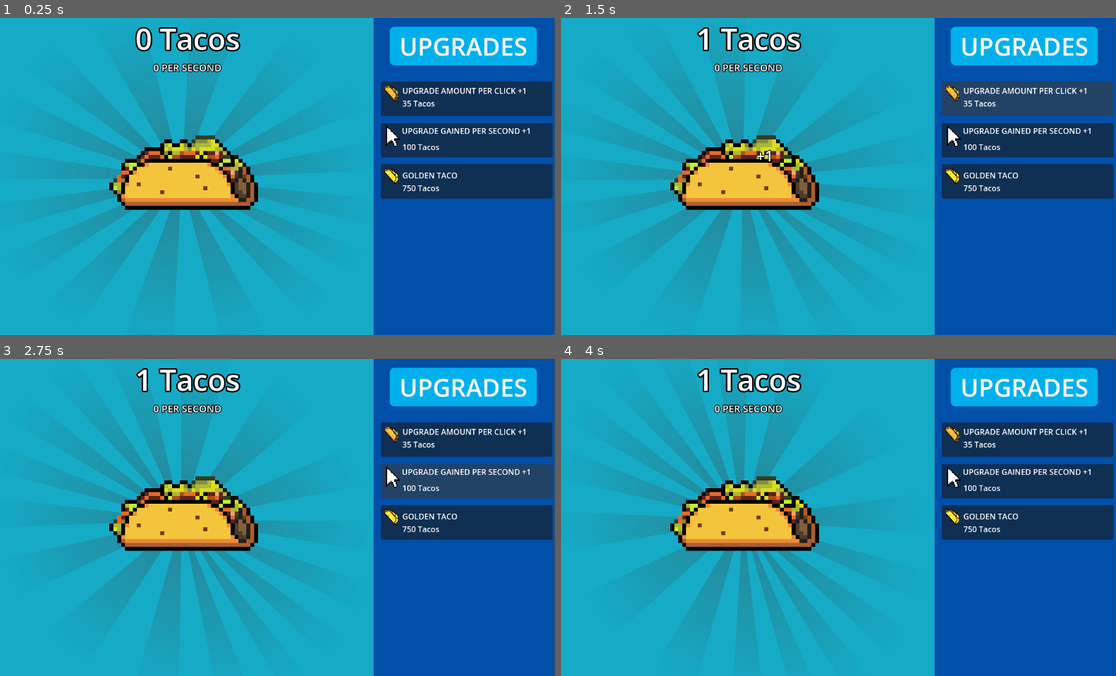
Above: before the commit, frames 1-4 (two rows, left to right).
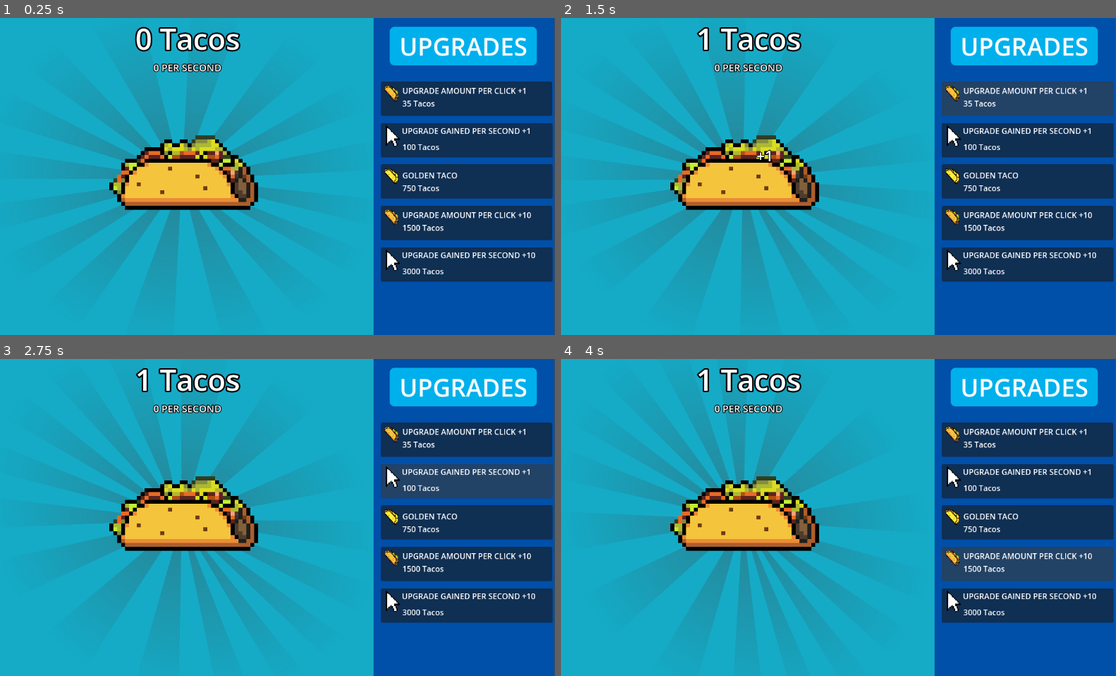
Above: after the commit, the same moments.

Repository: Overlord1304/Taco-Clicker
Game: Godot game, scene res://scenes/main.tscn
Two runs of this game, one before a commit and one after it. Both use one fixed random seed, a clock stepped at 60 frames per second and the inputs below.
Inputs (mouse positions are in pixels of both pictures, inside the frame that each line leads up to):
- Up to frame 1 (0.25 s): no input
- Up to frame 2 (1.5 s): click (749, 144) at 0.5 s; click "35 Tacos" at 1.25 s
- Up to frame 3 (2.75 s): click "100 Tacos" at 2 s
- Up to frame 4 (4 s): click "750 Tacos" at 2.75 s; click (1027, 565) at 3.5 s, where only the run after the commit has a clickable "1500 Tacos"

The runs differ from the first frame. In frame 1, 6.8% of the frame differs, in the area x 68-100%, y 59-84%; in frame 2, 6.8%; in frame 3, 6.8%; in frame 4, 6.8%.

Commit message:
added moe upgrades

Diff:
--- a/scenes/main.tscn
+++ b/scenes/main.tscn
@@ -271,6 +271,67 @@
 offset_bottom = 34.0
 text = "GOLDEN TACO"
 
+[node name="amtperclickupg2" type="Button" parent="right"]
+layout_mode = 0
+offset_left = 15.0
+offset_top = 385.0
+offset_right = 365.0
+offset_bottom = 455.0
+theme_override_styles/focus = SubResource("StyleBoxEmpty_tefeu")
+
+[node name="amountperclickupgrade2" type="Sprite2D" parent="right/amtperclickupg2"]
+position = Vector2(30, 16)
+rotation = 0.8377581
+texture = ExtResource("1_o5qli")
+
+[node name="amountperclickupgrade2label" type="Label" parent="right/amtperclickupg2"]
+layout_mode = 0
+offset_left = 44.0
+offset_top = 33.00009
+offset_right = 283.0
+offset_bottom = 108.00009
+
+[node name="Label" type="Label" parent="right/amtperclickupg2"]
+layout_mode = 0
+offset_left = 44.0
+offset_top = 7.0
+offset_right = 276.0
+offset_bottom = 30.0
+text = "UPGRADE AMOUNT PER CLICK +10"
+
+[node name="autoclickupg2" type="Button" parent="right"]
+layout_mode = 0
+offset_left = 15.0
+offset_top = 470.0
+offset_right = 366.0
+offset_bottom = 540.0
+theme_override_styles/focus = SubResource("StyleBoxEmpty_tefeu")
+
+[node name="autoclickupg2" type="AnimatedSprite2D" parent="right/autoclickupg2"]
+position = Vector2(31, 20)
+scale = Vector2(0.12, 0.12)
+sprite_frames = SubResource("SpriteFrames_choun")
+
+[node name="autoclickupgsprite2" type="Label" parent="right/autoclickupg2"]
+layout_mode = 0
+offset_left = 44.0
+offset_top = 37.00009
+offset_right = 343.0
+offset_bottom = 112.00009
+theme_override_font_sizes/font_size = 16
+text = "
+
+"
+
+[node name="Label" type="Label" parent="right/autoclickupg2"]
+layout_mode = 0
+offset_left = 43.0
+offset_top = 4.0
+offset_right = 368.0
+offset_bottom = 62.0
+theme_override_font_sizes/font_size = 16
+text = "UPGRADE GAINED PER SECOND +10"
+
 [node name="passivegainstimer" type="Timer" parent="."]
 autostart = true
 
@@ -287,5 +348,7 @@
 [connection signal="button_down" from="right/amtperclickupg1" to="." method="_on_button_button_down"]
 [connection signal="button_down" from="right/autoclickupg1" to="." method="_on_autoclickupg_1_button_down"]
 [connection signal="button_down" from="right/golden taco" to="." method="_on_golden_taco_button_down"]
+[connection signal="button_down" from="right/amtperclickupg2" to="." method="_on_amtperclickupg_2_button_down"]
+[connection signal="button_down" from="right/autoclickupg2" to="." method="_on_autoclickupg_2_button_down"]
 [connection signal="timeout" from="passivegainstimer" to="." method="_on_timer_timeout"]
 [connection signal="timeout" from="gtacotimer" to="." method="_on_gtacotimer_timeout"]
--- a/scripts/game.gd
+++ b/scripts/game.gd
@@ -7,7 +7,9 @@
 var passive_gains = 0
 var upg1cost:int = 35
 var upg2cost:int = 100
-var upg3cost: int = 750
+var upg3cost:int = 750
+var upg4cost:int = 1500
+var upg5cost:int = 3000
 var golden_taco_bought = false
 var golden_taco_activated = false
 var gtaco_texture = preload("res://sprites/gtaco.png")
@@ -22,6 +24,8 @@
 	$right/autoclickupg1/autoclickupgsprite1.text = str(upg2cost)+" Tacos"
 	$left/MarginContainer/VBoxContainer/persecondcount.text = str(passive_gains)+" PER SECOND"
 	$"right/golden taco/golden taco label".text = str(upg3cost)+" Tacos"
+	$right/amtperclickupg2/amountperclickupgrade2label.text = str(upg4cost)+" Tacos"
+	$right/autoclickupg2/autoclickupgsprite2.text = str(upg5cost)+" Tacos"
 	if golden_taco_bought == true:
 		$"right/golden taco".disabled = true
 func _on_tacobutton_button_down() -> void:
@@ -29,14 +33,14 @@
 	emit_signal("tacos_changed",tacos)
 	emit_signal("taco_clicked",amount_per_click)
 	save_data()
-func _process(float):
+func _process(_float):
 	if golden_taco_bought and golden_taco_activated == false:
-		var rand = randi() % 2000
+		var rand = randi() % 3000
 		print(rand)
 		match rand:
-			!1999:
+			!2999:
 				pass
-			1999:
+			2999:
 				print("hi")
 				$left/MarginContainer/tacobutton.texture_normal = gtaco_texture
 				golden_taco_activated = true
@@ -51,7 +55,9 @@
 		"upg1cost" : upg1cost,
 		"upg2cost" : upg2cost,
 		"upg3cost" : upg3cost,
-		"golden_taco_bought": golden_taco_bought
+		"golden_taco_bought": golden_taco_bought,
+		"upg4cost" : upg4cost,
+		"upg5cost" : upg5cost
 	}
 	var file = FileAccess.open(saves, FileAccess.WRITE)
 	file.store_var(data)
@@ -70,6 +76,8 @@
 			upg1cost = data.get("upg1cost",35)
 			upg2cost = data.get("upg2cost",100)
 			upg3cost = data.get("upg3cost",750)
+			upg4cost = data.get("upg4cost",1500)
+			upg5cost = data.get("upg5cost",3000)
 			golden_taco_bought = data.get("golden_taco_bought")
 
 	else:
@@ -78,7 +86,10 @@
 func _on_button_button_down() -> void:
 	if tacos >= upg1cost:
 		base_amount_per_click += 1
-		amount_per_click = base_amount_per_click
+		if golden_taco_activated:
+			amount_per_click = base_amount_per_click * 10
+		else:
+			amount_per_click = base_amount_per_click
 		tacos -= upg1cost
 		upg1cost *= 1.25
 		$right/amtperclickupg1/amountperclickupgrade1label.text = str(upg1cost)+" Tacos"
@@ -118,3 +129,30 @@
 	golden_taco_activated = false
 	amount_per_click = base_amount_per_click
 	$left/MarginContainer/tacobutton.texture_normal = taco_texture
+
+
+
+func _on_amtperclickupg_2_button_down() -> void:
+	if tacos >= upg4cost:
+		base_amount_per_click += 10
+		if golden_taco_activated:
+			amount_per_click = base_amount_per_click * 10
+		else:
+			amount_per_click = base_amount_per_click
+		tacos -= upg4cost
+		upg4cost *= 1.25
+		$right/amtperclickupg2/amountperclickupgrade2label.text = str(upg4cost)+" Tacos"
+		emit_signal("tacos_changed",tacos)
+		save_data()
+
+
+func _on_autoclickupg_2_button_down() -> void:
+	if tacos >= upg5cost:
+		passive_gains += 10
+		$left/MarginContainer/VBoxContainer/persecondcount.text = str(passive_gains)+" PER SECOND"
+
+		tacos -= upg5cost
+		upg5cost *= 1.25
+		$right/autoclickupg2/autoclickupgsprite2.text = str(upg5cost)+" Tacos"
+		emit_signal("tacos_changed",tacos)
+		save_data()
